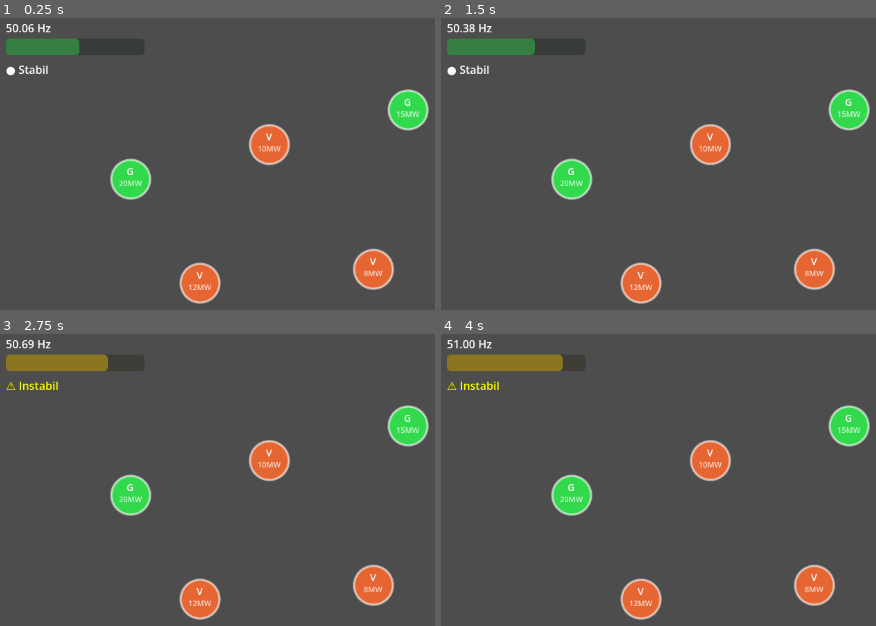
Above: before the commit, frames 1-4 (two rows, left to right).
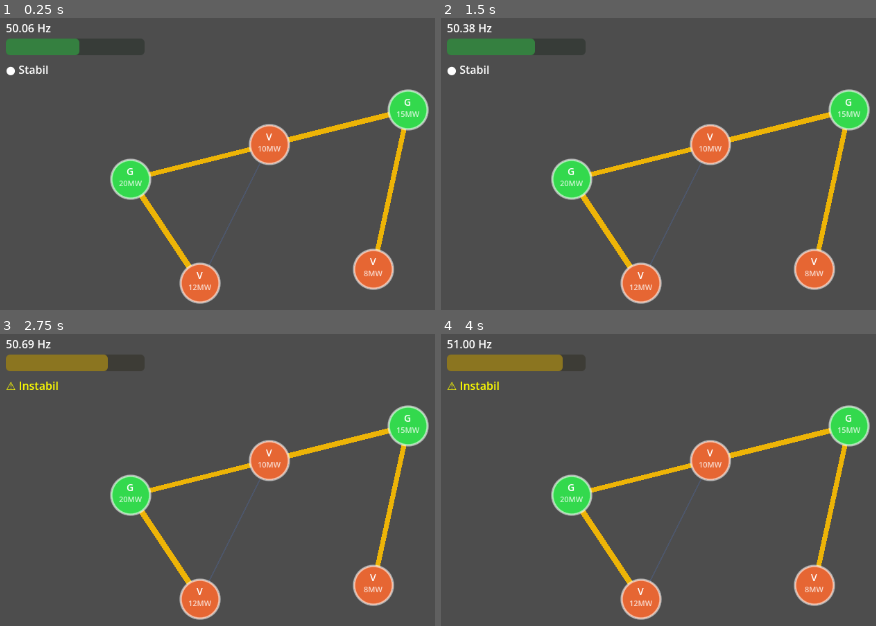
Above: after the commit, the same moments.

Repository: Timjo13/StromnetzSim
Game: Godot game, scene res://scenes/Main.tscn
The game is run twice, just before and just after one commit, with the same random seed, the same clock (stepped at 60 frames per second) and the same inputs.
Inputs (mouse positions are in pixels of both pictures, inside the frame that each line leads up to):
- Up to frame 1 (0.25 s): no input
- Up to frame 2 (1.5 s): tap Enter at 0.5 s; move the mouse to (outside the picture) at 0.52 s; click (outside the picture) at 0.67 s; move the mouse to (671, 251) at 1.27 s; click (671, 251) at 1.42 s
- Up to frame 3 (2.75 s): tap Space at 2 s; move the mouse to (outside the picture) at 2.02 s; click (outside the picture) at 2.17 s
- Up to frame 4 (4 s): move the mouse to (outside the picture) at 2.77 s; click (outside the picture) at 2.92 s; move the mouse to (outside the picture) at 3.52 s; click (outside the picture) at 3.67 s

The runs differ from the first frame. In frame 1, 1.9% of the frame differs, in the area x 31-94%, y 32-86%; in frame 2, 1.9%; in frame 3, 1.9%; in frame 4, 1.9%.

Commit message:
ADD Leitungen mit einfacher Lastvisualisierung

Diff:
--- a/scenes/Main.tscn
+++ b/scenes/Main.tscn
@@ -2,6 +2,7 @@
 
 [ext_resource type="Script" uid="uid://d2diuxqft38oc" path="res://scripts/GridManager.gd" id="1_rvslj"]
 [ext_resource type="PackedScene" uid="uid://k5e71mi8juni" path="res://scenes/GridNode.tscn" id="2_0bbpv"]
+[ext_resource type="Script" uid="uid://c50a1yetu8w8n" path="res://scripts/GridLine.gd" id="2_rarhs"]
 [ext_resource type="Script" uid="uid://b2rgthvvw66vg" path="res://scripts/UI.gd" id="3_0bbpv"]
 
 [node name="Main" type="Node2D" unique_id=1137481436]
@@ -10,6 +11,35 @@
 script = ExtResource("1_rvslj")
 
 [node name="Lines" type="Node2D" parent="." unique_id=772591713]
+
+[node name="Line_G1_C1" type="Line2D" parent="Lines" unique_id=1622205478 groups=["grid_lines"]]
+script = ExtResource("2_rarhs")
+node_a_path = NodePath("../../Nodes/Generator1")
+node_b_path = NodePath("../../Nodes/Consumer1")
+
+[node name="Line_G1_C2" type="Line2D" parent="Lines" unique_id=996347106 groups=["grid_lines"]]
+script = ExtResource("2_rarhs")
+node_a_path = NodePath("../../Nodes/Generator1")
+node_b_path = NodePath("../../Nodes/Consumer2")
+max_capacity = 15.0
+
+[node name="Line_G2_C1" type="Line2D" parent="Lines" unique_id=133070944 groups=["grid_lines"]]
+script = ExtResource("2_rarhs")
+node_a_path = NodePath("../../Nodes/Generator2")
+node_b_path = NodePath("../../Nodes/Consumer1")
+max_capacity = 15.0
+
+[node name="Line_G2_C3" type="Line2D" parent="Lines" unique_id=2045682854 groups=["grid_lines"]]
+script = ExtResource("2_rarhs")
+node_a_path = NodePath("../../Nodes/Generator2")
+node_b_path = NodePath("../../Nodes/Consumer3")
+max_capacity = 15.0
+
+[node name="Line_C1_C2" type="Line2D" parent="Lines" unique_id=1139237373 groups=["grid_lines"]]
+script = ExtResource("2_rarhs")
+node_a_path = NodePath("../../Nodes/Consumer1")
+node_b_path = NodePath("../../Nodes/Consumer2")
+max_capacity = 10.0
 
 [node name="Nodes" type="Node2D" parent="." unique_id=1105366409]
 
--- a/scripts/GridLine.gd
+++ b/scripts/GridLine.gd
@@ -1,11 +1,53 @@
 extends Line2D
 
+@export var node_a_path: NodePath
+@export var node_b_path: NodePath
+@export var max_capacity: float = 20.0  # MW
+
+var node_a: Node = null
+var node_b: Node = null
+var current_load: float = 0.0  # MW
+var flow_direction: float = 1.0  # +1 = A→B, -1 = B→A
+
 func _ready():
-	width = 3.0
-	default_color = Color(0.4, 0.65, 1.0, 0.75)
+	width = 4.0
+	default_color = Color(0.3, 0.4, 0.6, 0.4)
 
-## Verbindet zwei Positionen (globale Koordinaten des Parent-Node)
-func connect_nodes(from_pos: Vector2, to_pos: Vector2):
-	clear_points()
-	add_point(from_pos)
-	add_point(to_pos)
+	if node_a_path:
+		node_a = get_node(node_a_path)
+	if node_b_path:
+		node_b = get_node(node_b_path)
+
+	if node_a and node_b:
+		clear_points()
+		add_point(node_a.position)
+		add_point(node_b.position)
+
+func _process(_delta):
+	if not node_a or not node_b:
+		return
+	set_point_position(0, node_a.position)
+	set_point_position(1, node_b.position)
+	_update_visuals()
+
+func set_flow(load_mw: float, direction: float):
+	current_load = abs(load_mw)
+	flow_direction = direction
+
+func _update_visuals():
+	var ratio = clamp(current_load / max_capacity, 0.0, 1.0)
+	if ratio < 0.01:
+		default_color = Color(0.3, 0.4, 0.6, 0.4)
+		width = 2.0
+	elif ratio < 0.5:
+		default_color = Color(0.2, 0.8, 0.4, 0.9)
+		width = 3.0 + ratio * 4.0
+	elif ratio < 0.85:
+		default_color = Color(1.0, 0.75, 0.0, 0.9)
+		width = 5.0 + ratio * 4.0
+	else:
+		default_color = Color(1.0, 0.2, 0.1, 1.0)
+		width = 8.0
+
+func is_overloaded() -> bool:
+	return current_load > max_capacity
--- a/scripts/GridManager.gd
+++ b/scripts/GridManager.gd
@@ -1,37 +1,38 @@
 extends Node
 
-const NOMINAL_FREQ  = 50.0   # Ziel-Frequenz in Hz
-const FREQ_RATE     = 0.05   # Hz-Änderung pro MW Ungleichgewicht pro Sekunde
-const FREQ_DANGER   = 1.5    # Abweichung in Hz → Game Over
-const FREQ_WARN     = 0.8    # Abweichung in Hz → Warnung
+const NOMINAL_FREQ  = 50.0
+const FREQ_RATE     = 0.05
+const FREQ_DANGER   = 1.5
+const FREQ_WARN     = 0.8
 
 var frequency: float = NOMINAL_FREQ
 var game_active: bool = true
 var grid_nodes: Array = []
+var grid_lines: Array = []
 
 signal frequency_updated(freq: float)
 signal game_over
 
 func _ready():
-	# Nodes erst nach _ready aller Kinder einsammeln
 	call_deferred("_collect_nodes")
 
 func _collect_nodes():
 	grid_nodes = get_tree().get_nodes_in_group("grid_nodes")
+	grid_lines = get_tree().get_nodes_in_group("grid_lines")
 	for n in grid_nodes:
 		n.state_changed.connect(_on_node_changed)
-	print("GridManager: %d Knoten gefunden" % grid_nodes.size())
+	print("GridManager: %d Knoten, %d Leitungen" % [grid_nodes.size(), grid_lines.size()])
 
 func _process(delta: float):
 	if not game_active:
 		return
 
 	var net_power = _calc_net_power()
-	# Frequenz steigt bei Überschuss, fällt bei Defizit
 	frequency += net_power * FREQ_RATE * delta
 	frequency = clamp(frequency, 44.0, 56.0)
+	frequency_updated.emit(frequency)
 
-	frequency_updated.emit(frequency)
+	_update_line_flows()
 
 	if abs(frequency - NOMINAL_FREQ) >= FREQ_DANGER:
 		_trigger_game_over()
@@ -42,8 +43,43 @@
 		total += n.get_power()
 	return total
 
+func _update_line_flows():
+	# Gesamte aktive Erzeugung
+	var total_gen = 0.0
+	for n in grid_nodes:
+		if n.node_type == 0 and n.is_active:  # GENERATOR
+			total_gen += n.power_value
+
+	# Jede Leitung bekommt anteiligen Fluss basierend auf Quellknoten
+	for line in grid_lines:
+		if not line.node_a or not line.node_b:
+			continue
+
+		var power_a = line.node_a.get_power()
+		var power_b = line.node_b.get_power()
+
+		# Fluss = Durchschnitt der Knotenleistungen als Schätzung
+		var flow = 0.0
+		var direction = 1.0
+
+		if power_a > 0 and power_b <= 0:
+			# A ist Generator, B ist Verbraucher → Fluss A→B
+			flow = min(power_a, abs(power_b))
+			direction = 1.0
+		elif power_b > 0 and power_a <= 0:
+			# B ist Generator, A ist Verbraucher → Fluss B→A
+			flow = min(power_b, abs(power_a))
+			direction = -1.0
+		elif power_a > 0 and power_b > 0:
+			# Beide Generatoren → kein Lastfluss
+			flow = 0.0
+		else:
+			flow = 0.0
+
+		line.set_flow(flow, direction)
+
 func _on_node_changed():
-	pass  # Frequenzupdate läuft kontinuierlich in _process
+	pass
 
 func _trigger_game_over():
 	game_active = false
